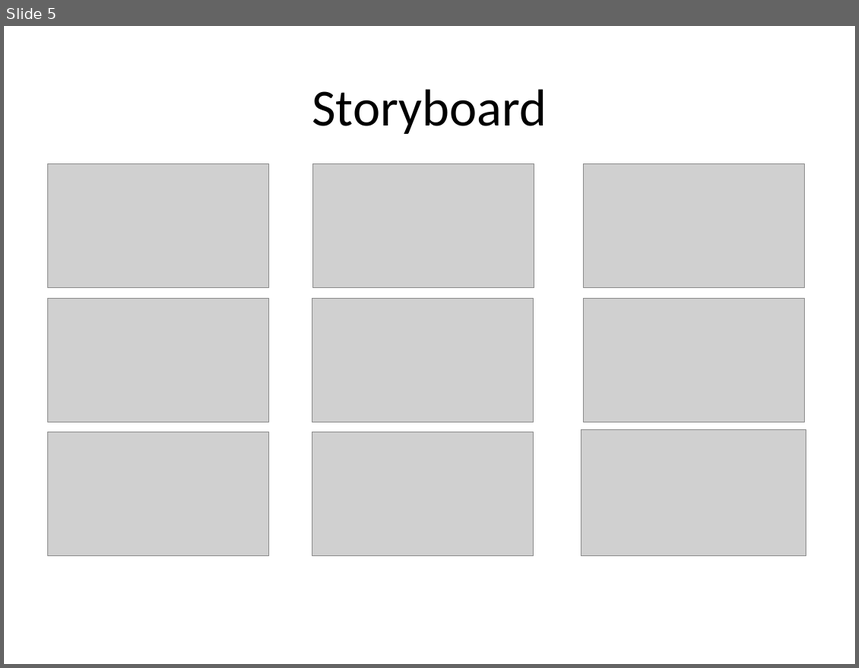
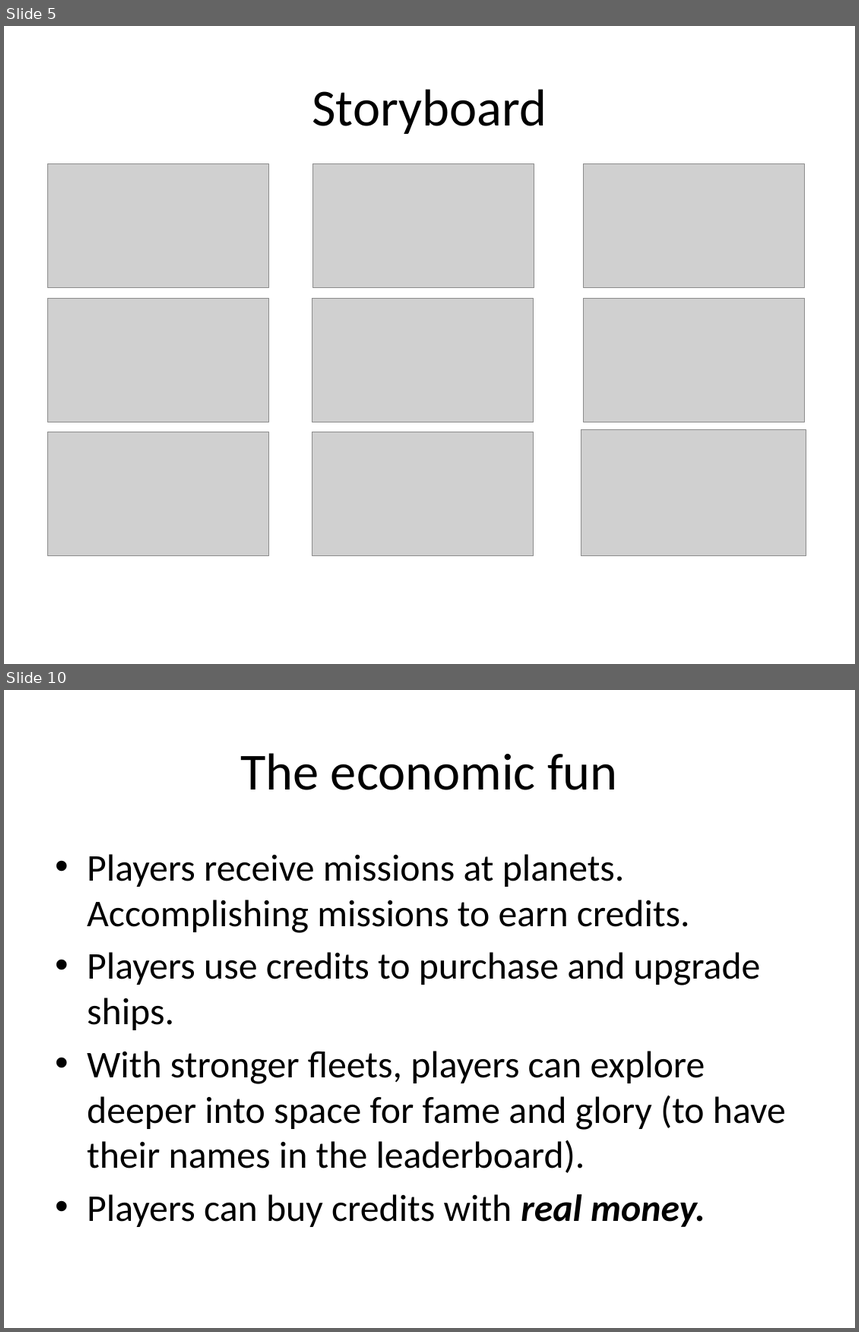
Before and after one commit to ntchung/cosmonova, a slide deck: Docs/GDD.pptx. Shown one above the other, each under a label of ours: slide 5 before the commit, slides 5 and 10 after it; the slides between them are not shown. The pictures are 859x668 and 859x1332 pixels, drawn with LibreOffice and Linux fonts; fonts in the diff are those of the drawing; grey boxes stand for pictures. Boxes give left, top, right and bottom in pixels: in the first picture for what was removed or moved away, otherwise in the second. Text is boxed around its words. In the diff, an @@ line names an element or a change of style, - is before the commit and + after.

```diff
--- a/Docs/GDD.pptx
+++ b/Docs/GDD.pptx
@@ slide 10 added at <box>4,690,855,1328</box>, background #FFFFFF @@
@@ title added at <box>240,753,618,790</box>, 44 pt, text #000000 @@
+The economic fun
@@ text added at <box>87,854,786,1227</box>, 32 pt, text #000000 @@
+• Players receive missions at planets. Accomplishing missions to earn credits.
+• Players use credits to purchase and upgrade ships.
+• With stronger fleets, players can explore deeper into space for fame and glory (to have their names in the leaderboard).
+• Players can buy credits with real money.
```
Also in this commit, not shown: 2 slides changed, 7 other slides added, 40 other files.
